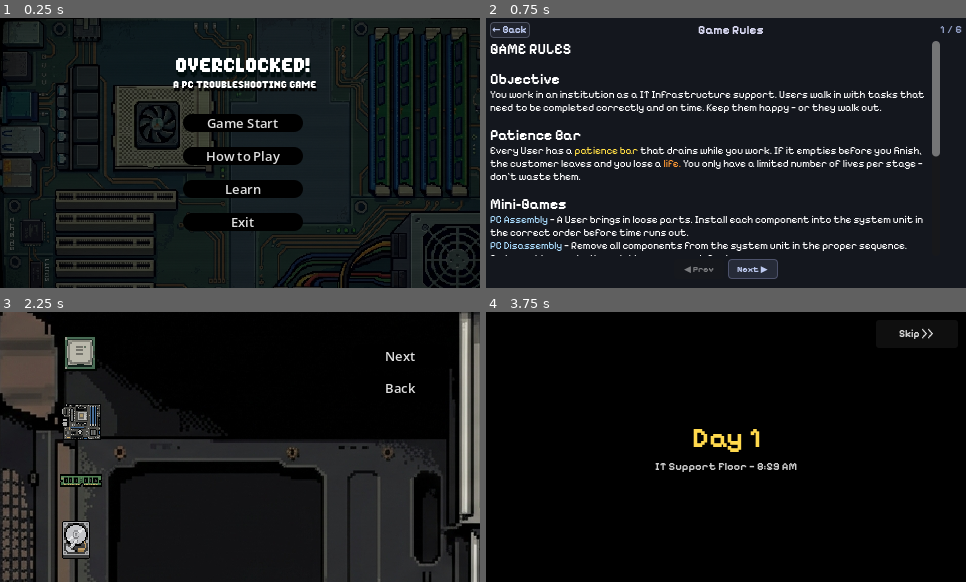
Above: before the commit, frames 1-4 (two rows, left to right).
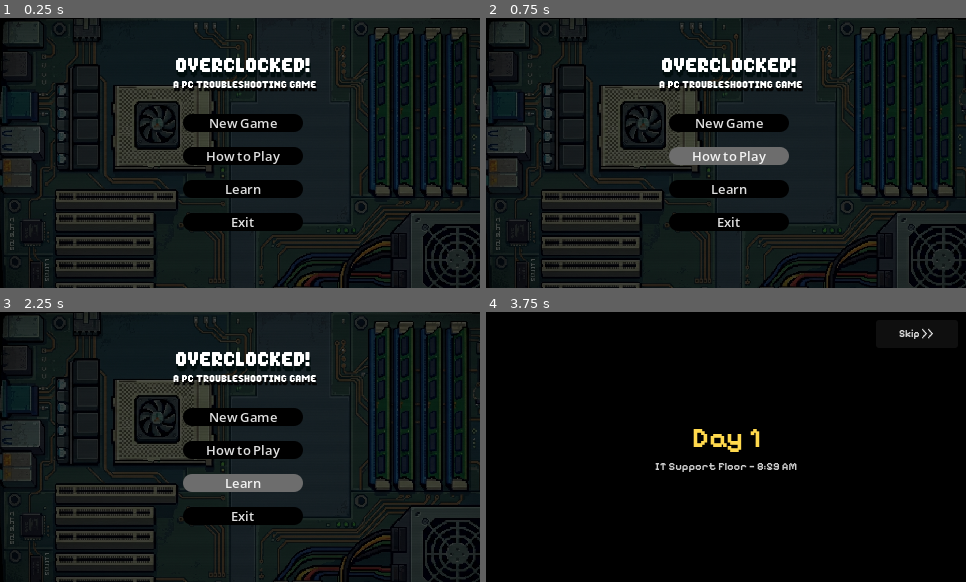
Above: after the commit, the same moments.

Repository: Raikosuu/Full-Tech-Panic_Public
Game: Godot game, scene res://scenes/main_menu.tscn
Same seed, same stepped clock (60 frames per second), same inputs: the game is played once before the commit and once after it. Video files are missing from this copy of the repository; at most half a second of black plays in their place.
Inputs (mouse positions are in pixels of both pictures, inside the frame that each line leads up to):
- Up to frame 1 (0.25 s): no input
- Up to frame 2 (0.75 s): click "How to Play" at 0.5 s
- Up to frame 3 (2.25 s): click (24, 322) at 1.25 s, where only the run before the commit has a clickable "← Back"; click "Learn" at 2 s
- Up to frame 4 (3.75 s): click (884, 387) at 2.75 s, where only the run before the commit has a clickable "Back"; click (730, 417) at 3.5 s, where only the run before the commit has a clickable "Game Start"

The runs differ from the first frame. In frame 1, 0.3% of the frame differs, in the area x 43-58%, y 37-41%; in frame 2, 31%; in frame 3, 59%, in the area x 0-100%, y 0-100%; in frame 4, nothing differs.

Commit message:
saves added
game creates save file under application's user folder. debugged the bgm when pressing continuew so that the music continues or plays when playing in the save file. continu button only appears when the game has a save file.

Diff:
--- a/mainmenu/scripts/main_menu.gd
+++ b/mainmenu/scripts/main_menu.gd
@@ -1,35 +1,46 @@
+# res://mainmenu/scripts/main_menu.gd
 extends Node2D
 
-@onready var main_buttons: VBoxContainer = $Panel/MainButtons
-@onready var settings_panel: Panel = $SettingsPanel
+@onready var new_game_btn: Button = $"Panel/MainButtons/New Game"
+@onready var continue_btn: Button = $Panel/MainButtons/Continue
 
-func _ready():
-	var bgm = load("res://sfx/sergequadrado-menu-music-251877.mp3") as AudioStream
-	BGMManager.play(bgm, 0.0)
-	main_buttons.visible = true
-	settings_panel.visible = false
+func _ready() -> void:
+	# Only show Continue if a save file exists
+	continue_btn.visible = GameState.has_save()
+	BGMManager.play(GameState.BGM_MENU)
 
+func _on_continue_pressed() -> void:
+	GameState.load_game()
+	var intro := GameState.get_intro_cutscene()
+	if intro != "":
+		get_tree().change_scene_to_file(intro)
+	else:
+		get_tree().change_scene_to_file(GameState.GAME_SCENE)
 
-func _on_game_start_pressed() -> void:
-	get_tree().change_scene_to_file("res://cutscenes/prologue.tscn")
+func _on_new_game_pressed() -> void:
+	_start_new_game()
 
+func _start_new_game() -> void:
+	GameState.delete_save()
+	GameState.load_level(0)
+	HealthState.reset()
+	var intro := GameState.get_intro_cutscene()
+	if intro != "":
+		get_tree().change_scene_to_file(intro)
+	else:
+		get_tree().change_scene_to_file(GameState.GAME_SCENE)
+
+func _on_learn_pressed() -> void:
+	pass
 
 func _on_how_to_play_pressed() -> void:
-	get_tree().change_scene_to_file("res://scenes/how_to_play.tscn")
-
-
-func _on_learn_pressed() -> void:
-	get_tree().change_scene_to_file("res://learn/scenes/learn.tscn")
-
+	pass
 
 func _on_exit_pressed() -> void:
 	get_tree().quit()
 
-
 func _on_settings_pressed() -> void:
-	main_buttons.visible = false
-	settings_panel.visible = true
-
+	$SettingsPanel.visible = true
 
 func _on_back_pressed() -> void:
-	_ready()
+	$SettingsPanel.visible = false
--- a/scenes/main_menu.tscn
+++ b/scenes/main_menu.tscn
@@ -133,13 +133,22 @@
 theme_override_constants/separation = 15
 alignment = 1
 
-[node name="Game Start" type="Button" parent="Panel/MainButtons" unique_id=892148338]
+[node name="New Game" type="Button" parent="Panel/MainButtons" unique_id=892148338]
 layout_mode = 2
 theme_override_font_sizes/font_size = 13
 theme_override_styles/normal = SubResource("StyleBoxFlat_l6cm7")
 theme_override_styles/pressed = SubResource("StyleBoxFlat_oa1go")
 theme_override_styles/hover = SubResource("StyleBoxFlat_tbmy8")
-text = "Game Start"
+text = "New Game"
+expand_icon = true
+
+[node name="Continue" type="Button" parent="Panel/MainButtons" unique_id=713298395]
+layout_mode = 2
+theme_override_font_sizes/font_size = 13
+theme_override_styles/normal = SubResource("StyleBoxFlat_l6cm7")
+theme_override_styles/pressed = SubResource("StyleBoxFlat_oa1go")
+theme_override_styles/hover = SubResource("StyleBoxFlat_tbmy8")
+text = "Continue"
 expand_icon = true
 
 [node name="How to Play" type="Button" parent="Panel/MainButtons" unique_id=1274390603]
@@ -193,6 +202,7 @@
 vertical_alignment = 1
 
 [node name="SettingsPanel" type="Panel" parent="." unique_id=909881828]
+visible = false
 offset_left = 160.0
 offset_top = 80.0
 offset_right = 328.0
@@ -246,7 +256,8 @@
 text = "Volume"
 
 [connection signal="pressed" from="Panel/Settings" to="." method="_on_settings_pressed"]
-[connection signal="pressed" from="Panel/MainButtons/Game Start" to="." method="_on_game_start_pressed"]
+[connection signal="pressed" from="Panel/MainButtons/New Game" to="." method="_on_new_game_pressed"]
+[connection signal="pressed" from="Panel/MainButtons/Continue" to="." method="_on_continue_pressed"]
 [connection signal="pressed" from="Panel/MainButtons/How to Play" to="." method="_on_how_to_play_pressed"]
 [connection signal="pressed" from="Panel/MainButtons/Learn" to="." method="_on_learn_pressed"]
 [connection signal="pressed" from="Panel/MainButtons/Exit" to="." method="_on_exit_pressed"]
--- a/scripts/bgm_manager.gd
+++ b/scripts/bgm_manager.gd
@@ -1,14 +1,19 @@
 extends Node
+
+const BGM_MENU = preload("res://sfx/sergequadrado-menu-music-251877.mp3")
+const BGM_GAME = preload("res://sfx/freesound_community-gamemusic-6082.mp3")
 
 var player: AudioStreamPlayer
 
 func _ready() -> void:
-	player = AudioStreamPlayer.new()
-	add_child(player)
+	# Use the existing child node from the scene instead of creating a new one
+	player = $AudioStreamPlayer
 	player.bus = "Music"
 	player.volume_db = -10.0
 
 func play(stream: AudioStream, volume_db: float = -10.0) -> void:
+	if player == null:
+		return
 	if player.stream == stream and player.playing:
 		return
 	player.stream = stream
@@ -16,12 +21,18 @@
 	player.play()
 
 func stop() -> void:
+	if player == null:
+		return
 	player.stop()
 
 func set_volume_db(db: float) -> void:
+	if player == null:
+		return
 	player.volume_db = db
 
 func crossfade(new_stream: AudioStream, duration: float = 1.0, volume_db: float = -10.0) -> void:
+	if player == null:
+		return
 	if player.stream == new_stream and player.playing:
 		return
 	var tween = create_tween()
--- a/scripts/game_state.gd
+++ b/scripts/game_state.gd
@@ -55,6 +55,7 @@
 ]
 
 const GAME_SCENE: String = "res://scenes/game_scene.tscn"
+const SAVE_PATH = "user://savegame.cfg"
 
 var current_level_index: int        = 0
 var current_level_scene: String     = GAME_SCENE
@@ -67,9 +68,12 @@
 var npcs_to_win: int = 5
 var npcs_served: int = 0
 var is_game_over: bool = false
+const BGM_MENU = preload("res://sfx/sergequadrado-menu-music-251877.mp3")
+const BGM_GAME = preload("res://sfx/freesound_community-gamemusic-6082.mp3")
 
 func _ready() -> void:
 	load_level(0)
+	BGMManager.play(GameState.BGM_GAME)
 
 func load_level(index: int) -> void:
 	if index >= LEVELS.size():
@@ -198,3 +202,25 @@
 		interacted_npc = null
 
 	HealthState.take_damage()
+	save_game()
+
+func save_game() -> void:
+	var config := ConfigFile.new()
+	config.set_value("save", "level_index", current_level_index)
+	config.set_value("save", "npcs_served", npcs_served)
+	config.save(SAVE_PATH)
+
+func load_game() -> void:
+	var config := ConfigFile.new()
+	if config.load(SAVE_PATH) != OK:
+		return
+	var index: int = config.get_value("save", "level_index", 0)
+	load_level(index)
+	npcs_served = config.get_value("save", "npcs_served", 0)
+	npcs_served_changed.emit(npcs_served)
+
+func has_save() -> bool:
+	return FileAccess.file_exists(SAVE_PATH)
+
+func delete_save() -> void:
+	DirAccess.remove_absolute(SAVE_PATH)
--- a/scripts/pause_menu.gd
+++ b/scripts/pause_menu.gd
@@ -18,17 +18,24 @@
 	if event.is_action_pressed("pause"):
 		_on_resume_pressed()
 
+func _close() -> void:
+	# Always unpause tree and re-enable process before leaving
+	get_tree().paused = false
+	var owner_node = get_parent()
+	if owner_node and owner_node.has_method("_do_resume"):
+		owner_node._do_resume()
+	queue_free()
+
 func _on_resume_pressed() -> void:
 	emit_signal("resumed")
+	_close()
 
 func _on_save_pressed() -> void:
 	GameState.save_game()
 	emit_signal("resumed")
+	_close()
 
 func _on_quit_pressed() -> void:
-	var owner_node = get_parent()
-	if owner_node and owner_node.has_method("_do_resume"):
-		owner_node._do_resume()
-	get_tree().paused = false
 	GameState.save_game()
+	_close()
 	get_tree().change_scene_to_file("res://scenes/main_menu.tscn")
